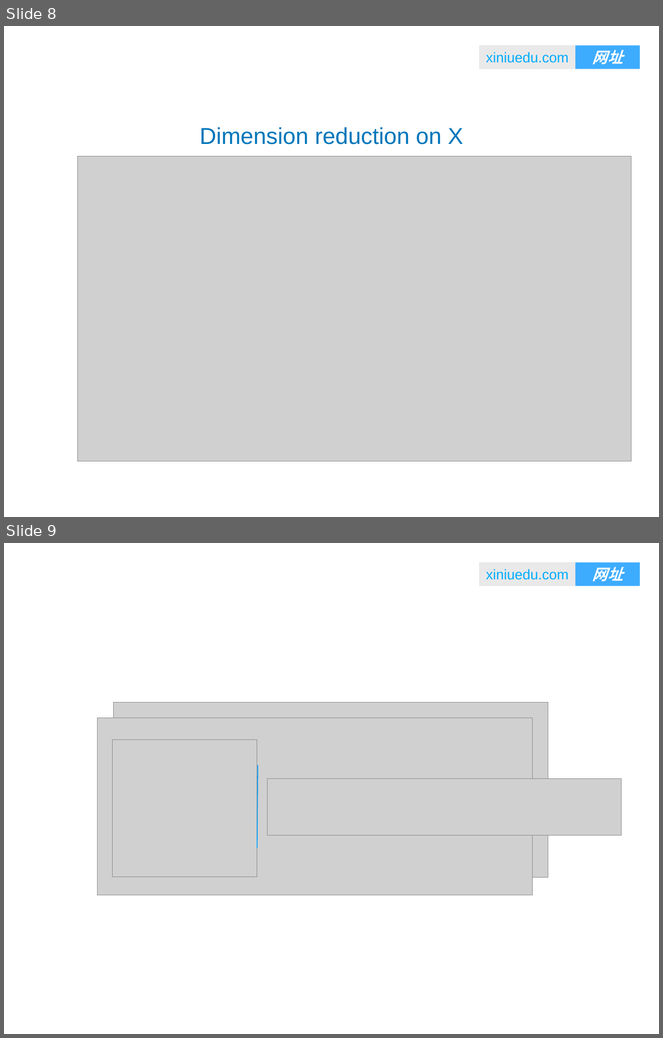
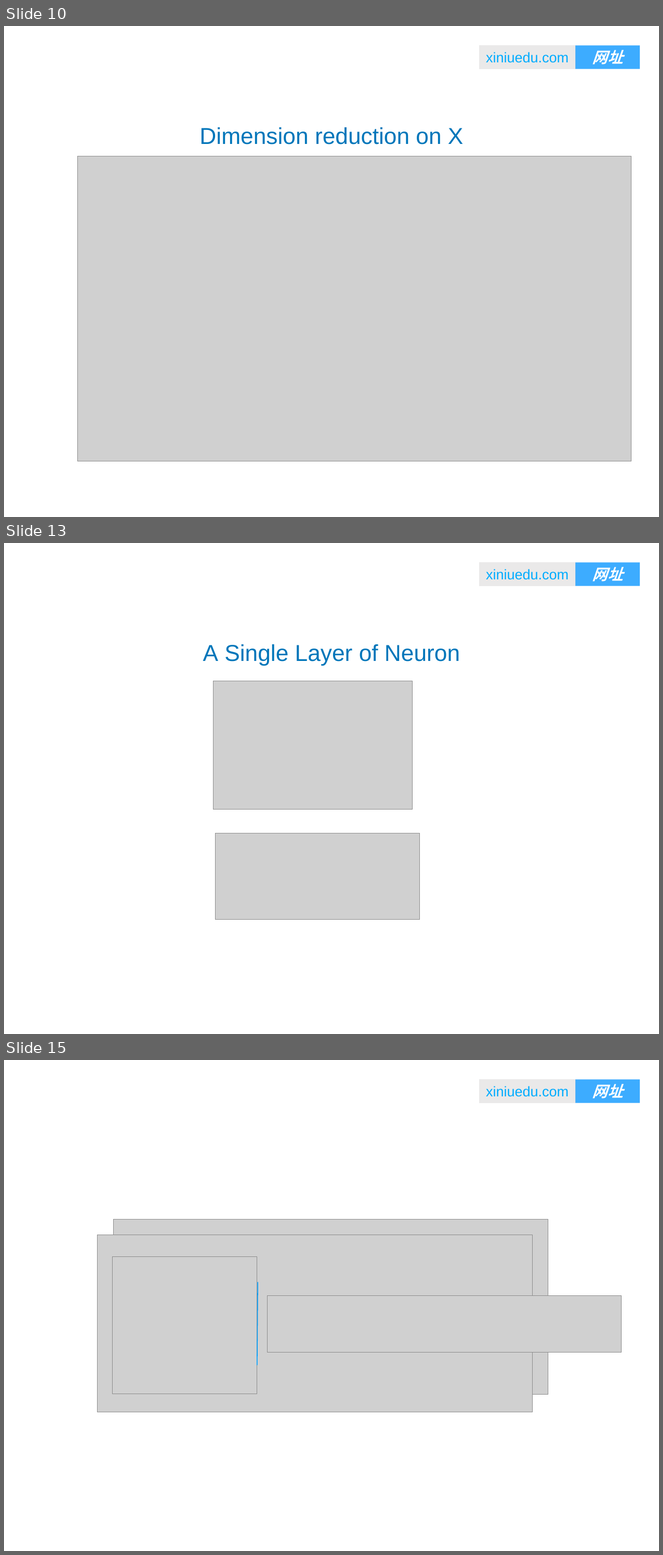
Before and after one commit to ZeweiChu/NLP-course, a slide deck: word2vec.ppt. Shown one above the other, each under a label of ours: slides 8 and 9 before the commit, slides 10, 13 and 15 after it; the slides between them are not shown. The pictures are 663x1038 and 663x1555 pixels, drawn with LibreOffice and Linux fonts; fonts in the diff are those of the drawing; grey boxes stand for pictures; background and template pictures are left out. Boxes give left, top, right and bottom in pixels: in the first picture for what was removed or moved away, otherwise in the second. Text is boxed around its words. In the diff, an @@ line names an element or a change of style, - is before the commit and + after.

```diff
--- a/word2vec.ppt
+++ b/word2vec.ppt
@@ slide 13 added at <box>4,543,659,1034</box>, background #FFFFFF; not listed: 3 template elements that a slide beside it also shows @@
@@ text added at <box>203,644,460,665</box>, 36 pt, text #0076BA @@
+A Single Layer of Neuron
@@ picture added at <box>214,681,413,809</box> @@
@@ picture added at <box>216,833,419,920</box> @@
@@ what was slide 8 is now slide 10 @@
@@ what was slide 9 is now slide 15 @@
```
Also in this commit, not shown: 3 slides changed, 9 other slides added, 12 slides removed, 1 other file.
